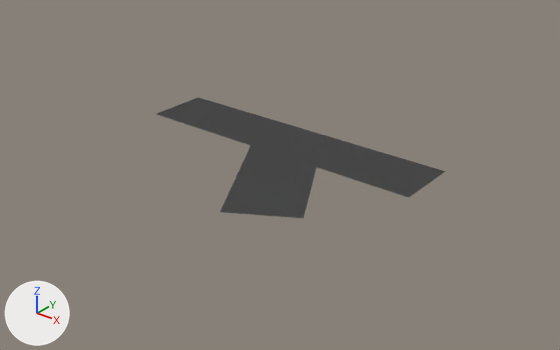
What one commit did to the Blender file My Little Universe/Assets/Game/Models/Environment.blend.
Before and after are seen from a 50 mm lens placed at (2.43, -3.11, 1.71), pointed at (0.01, -0.09, -0.16). Lighting does not change. The marker at lower left points along +X, +Y and +Z.

The first picture shows 'Grass_Floor_Path_End', 'Grass_Floor_Path_FullTurn', 'Grass_Floor_Path_Turn'.
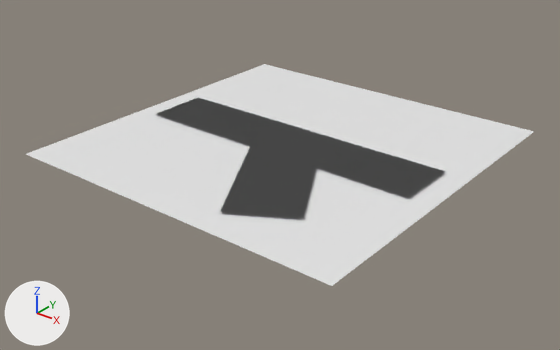
The edits, one by one:
Mesh me_plane is new.
It has 4225 vertices, 4096 faces and spans x -1.0..1.0, y -1.0..1.0, z 0.0.
Object 'Water' (ob_water) is new; it shows me_plane.
Its location is (0.0, 0.0, 0.0).

What differs and where, as boxes (x1, y1, x2, y2) in the pictures (560 x 350 px):
'Water', added
    after: (26, 64, 535, 286)
